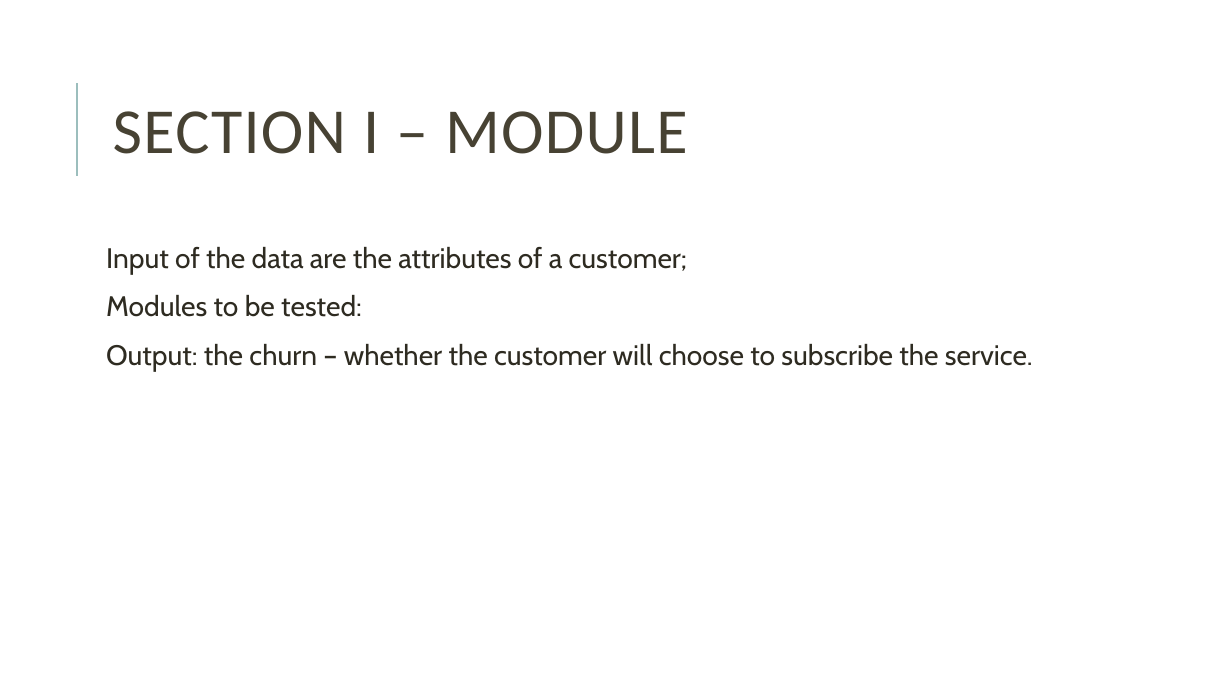
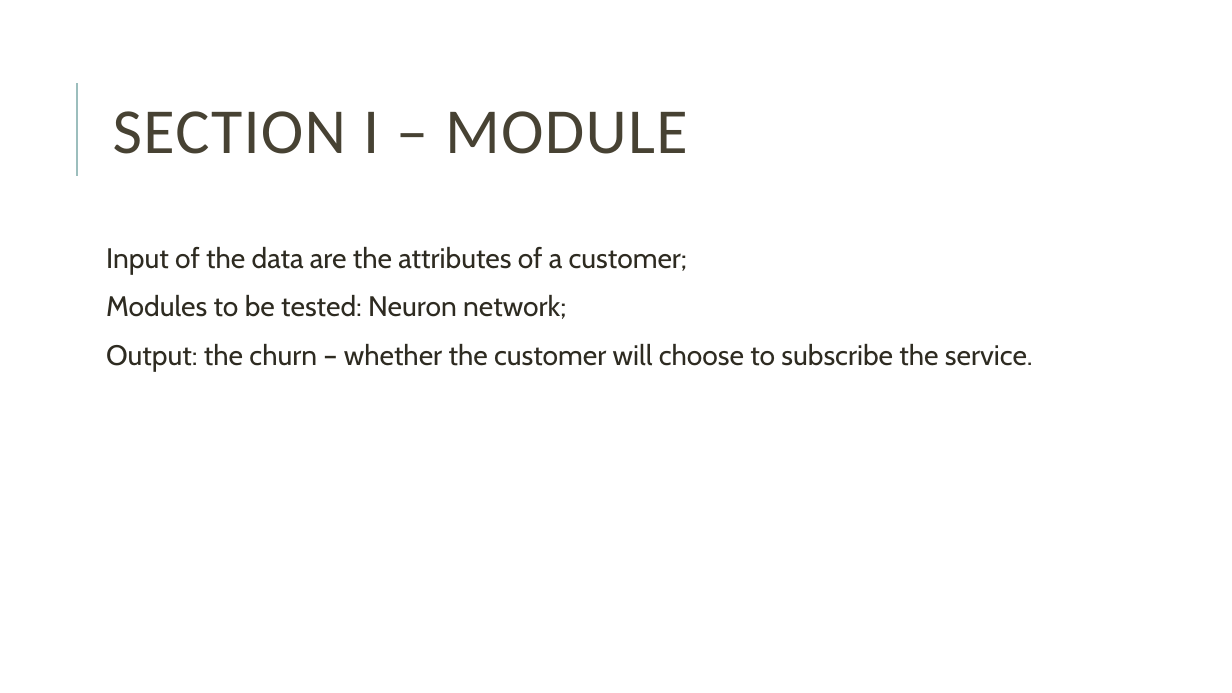
Before and after one commit to XDarkPhoenixes/Group_10, a slide deck: slide 5 of Group10v1.pptx. Drawn at 1232x693 pixels with LibreOffice and Linux fonts; fonts in the diff are those of the drawing. Boxes give left, top, right and bottom in pixels: in the first picture for what was removed or moved away, otherwise in the second. Text is boxed around its words. In the diff, an @@ line names an element or a change of style, - is before the commit and + after.

```diff
--- a/Group10v1.pptx
+++ b/Group10v1.pptx
@@ text at box(106, 295, 566, 319): text changed @@
-  Modules to be tested:
+  Modules to be tested: Neuron network;
```
